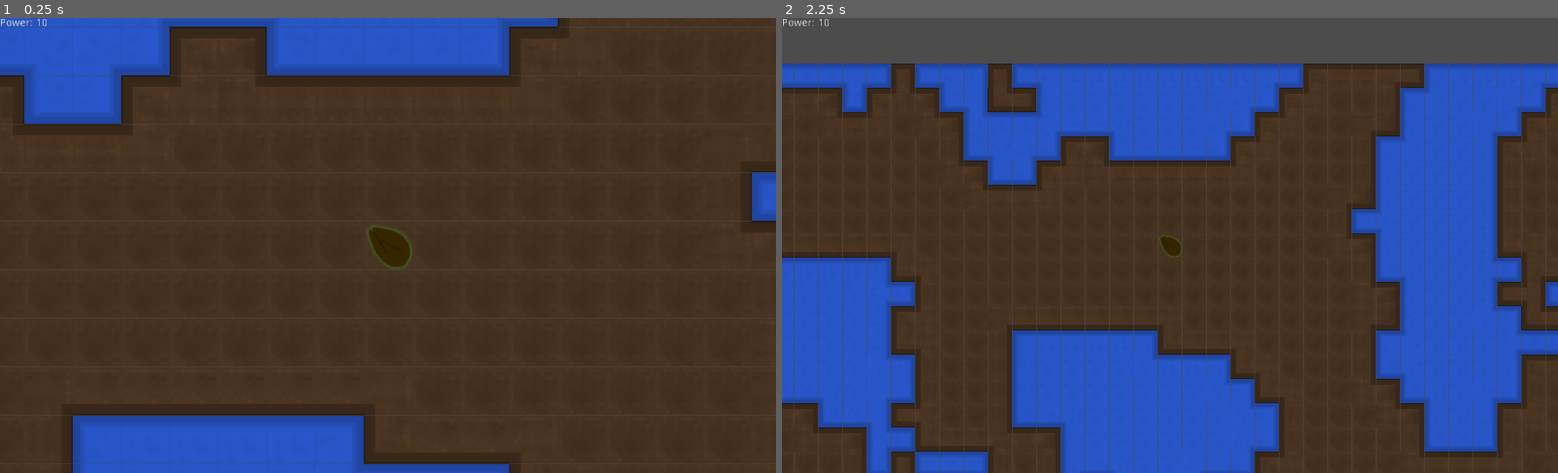
Above: before the commit, frames 1-2 (left to right).
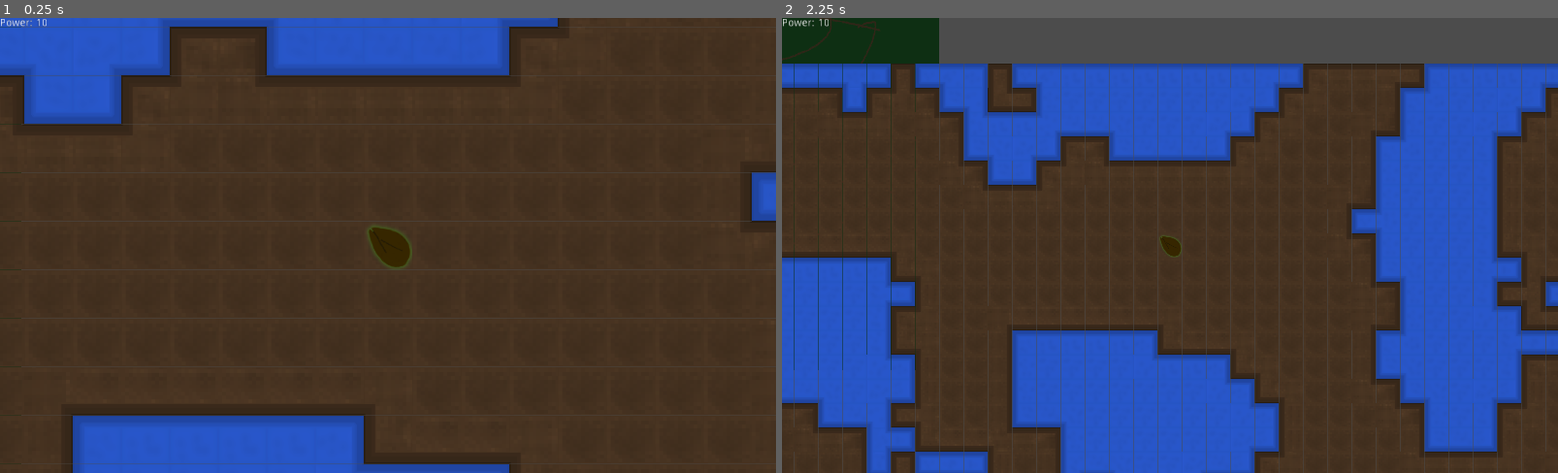
Above: after the commit, the same moments.

Repository: BigAwesome/SpringJam2D
Game: Godot game, scene res://scenes/game.tscn
Same seed, same stepped clock (60 frames per second), same inputs: the game is played once before the commit and once after it.
Inputs (mouse positions are in pixels of both pictures, inside the frame that each line leads up to):
- Up to frame 1 (0.25 s): no input
- Up to frame 2 (2.25 s): tap Enter at 0.5, 2 s; move the mouse to (1340, 222) at 0.52 s; press the mouse at (1340, 222) at 0.53 s; tap Space at 1.25 s; move the mouse to (1014, 268) at 1.27 s; release the mouse at (1014, 268) at 1.28 s; right-click (1014, 268) at 1.35 s; click (1014, 268) at 1.42 s; move the mouse to (1247, 145) at 2.02 s; tap Mouse wheel down (mouse_wheel_down) at 2.1 s; click (1247, 145) at 2.17 s

The runs differ from the first frame. In frame 1, less than 0.1% of the frame differs, in the area x 0-3%, y 23-77%; in frame 2, 2.5%, in the area x 0-21%, y 0-78%.

Commit message:
Added backgroundplaceholder

Diff:
--- a/scenes/game.tscn
+++ b/scenes/game.tscn
@@ -6,9 +6,18 @@
 [ext_resource path="res://nodes/menus/pause_menu.tscn" type="PackedScene" id=4]
 [ext_resource path="res://nodes/menus/score.tscn" type="PackedScene" id=5]
 [ext_resource path="res://nodes/menus/game_over_menu.tscn" type="PackedScene" id=6]
+[ext_resource path="res://assets/sprites/background.png" type="Texture" id=7]
 
 [node name="Game" type="Node2D"]
 script = ExtResource( 3 )
+
+[node name="ParallaxBackground" type="ParallaxBackground" parent="."]
+follow_viewport_enable = true
+
+[node name="ParallaxLayer" type="ParallaxLayer" parent="ParallaxBackground"]
+
+[node name="Background" type="Sprite" parent="ParallaxBackground/ParallaxLayer"]
+texture = ExtResource( 7 )
 
 [node name="Map" parent="." groups=["Map", "Persist"] instance=ExtResource( 2 )]
 
@@ -17,6 +26,7 @@
 
 [node name="Camera2D" type="Camera2D" parent="." groups=["Camera"]]
 position = Vector2( 512, 300 )
+current = true
 script = ExtResource( 1 )
 
 [node name="CanvasLayer" type="CanvasLayer" parent="Camera2D"]
Binary file added: assets/sprites/background.png
Not shown, added: assets/sprites/background.png.import
Not shown: 1 places in scenes/game.tscn that only renumber resources
Not shown, changed: assets/sprites/tiles/layout.xcf
